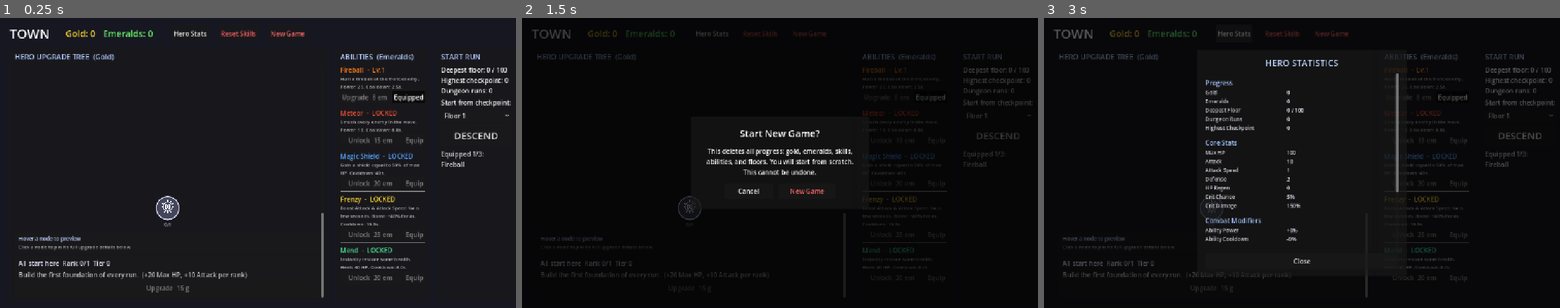
Above: before the commit, frames 1-3 (left to right).
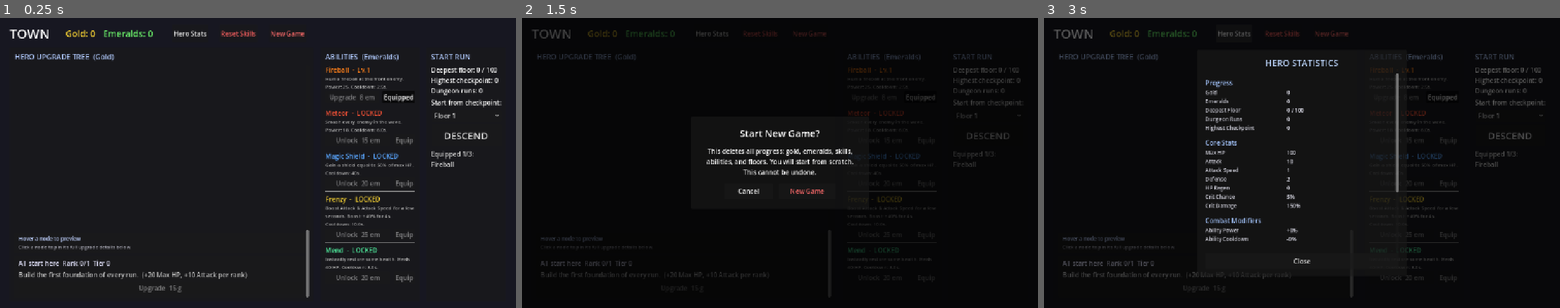
Above: after the commit, the same moments.

Repository: nalgorry/incremental_game
Game: Godot game, scene res://scenes/Main.tscn
The game is run twice, just before and just after one commit, with the same random seed, the same clock (stepped at 60 frames per second) and the same inputs.
Inputs:
- Up to frame 1 (0.25 s): no input
- Up to frame 2 (1.5 s): click "New Game" at 0.5 s; click "New Game" at 1.25 s
- Up to frame 3 (3 s): click "New Game" at 2 s; click "Hero Stats" at 2.75 s

The runs differ from the first frame. In frame 1, 5.2% of the frame differs, in the area x 27-99%, y 12-97%; in frame 2, 1.3%; in frame 3, 1.7%.

Commit message:
Add battle timer and 2x speed, improve skill tree layout
Show run time and a persistent 1x/2x speed toggle in combat, and give the upgrade tree more vertical spacing without pushing Town side panels off-screen.

Co-authored-by: Cursor <cursoragent@cursor.com>

Diff:
--- a/scripts/Dungeon.gd
+++ b/scripts/Dungeon.gd
@@ -41,6 +41,10 @@
 var run_gold: int = 0
 var run_emeralds: int = 0
 
+# Battle timer (real seconds) and speed control.
+var _battle_time_sec: float = 0.0
+var _speed_mult: float = 1.0
+
 # DPS tracking (damage dealt by the hero).
 var _combat_elapsed: float = 0.0
 var _basic_damage_total: float = 0.0
@@ -50,6 +54,7 @@
 var _ui: Control
 var _floor_label: Label
 var _wave_label: Label
+var _timer_label: Label
 var _gold_label: Label
 var _emerald_label: Label
 var _hp_label: Label
@@ -57,6 +62,7 @@
 var _basic_dps_label: Label
 var _ability_dps_box: VBoxContainer
 var _ability_dps_labels: Dictionary = {}  # ability_id -> Label
+var _speed_btn: Button
 var _end_overlay: ColorRect
 var _end_panel: PanelContainer
 var _end_label: Label
@@ -70,6 +76,9 @@
 	hero_shield = 0.0
 	last_stand_used = false
 	basic_attack_count = 0
+	_battle_time_sec = 0.0
+	_speed_mult = 2.0 if GameState.battle_speed >= 2.0 else 1.0
+	Engine.time_scale = _speed_mult
 	_combat_elapsed = 0.0
 	_basic_damage_total = 0.0
 	_ability_damage_by_id = {}
@@ -81,6 +90,11 @@
 	_build_ability_dps_labels()
 	_start_floor()
 	running = true
+	_speed_btn.text = "%dx" % int(_speed_mult)
+
+
+func _exit_tree() -> void:
+	Engine.time_scale = 1.0
 
 
 # --- Environment -----------------------------------------------------------
@@ -236,6 +250,9 @@
 func _process(delta: float) -> void:
 	if not running:
 		return
+
+	# Track real elapsed time so 2x speed does not inflate the clock.
+	_battle_time_sec += delta / maxf(Engine.time_scale, 0.001)
 
 	if _transition > 0.0:
 		_transition -= delta
@@ -520,14 +537,17 @@
 	if not running:
 		return
 	running = false
+	Engine.time_scale = 1.0
+	if _speed_btn != null:
+		_speed_btn.text = "%dx" % int(_speed_mult)
 	GameState.save_game()
 	var msg := ""
 	if victory:
-		msg = "VICTORY!\nYou cleared all %d floors.\n\nThis run: +%d gold, +%d emeralds" % [
-			Database.MAX_FLOORS, run_gold, run_emeralds]
+		msg = "VICTORY!\nYou cleared all %d floors.\n\nThis run: +%d gold, +%d emeralds\nTime: %s" % [
+			Database.MAX_FLOORS, run_gold, run_emeralds, _format_battle_time(_battle_time_sec)]
 	else:
-		msg = "YOU DIED\nFloor %d\n\nThis run: +%d gold, +%d emeralds" % [
-			floor_num, run_gold, run_emeralds]
+		msg = "YOU DIED\nFloor %d\n\nThis run: +%d gold, +%d emeralds\nTime: %s" % [
+			floor_num, run_gold, run_emeralds, _format_battle_time(_battle_time_sec)]
 	_end_label.text = msg
 	_end_overlay.visible = true
 
@@ -550,14 +570,24 @@
 
 	_floor_label = _make_hud_label(top, 24, Color(1, 1, 1))
 	_wave_label = _make_hud_label(top, 20, Color(0.8, 0.8, 0.9))
+	_timer_label = _make_hud_label(top, 20, Color(0.85, 0.85, 0.55))
+	_timer_label.text = "Time: 0:00"
 
 	var right := HBoxContainer.new()
 	right.set_anchors_preset(Control.PRESET_TOP_RIGHT)
-	right.position = Vector2(-360, 14)
-	right.add_theme_constant_override("separation", 20)
+	right.position = Vector2(-450, 14)
+	right.add_theme_constant_override("separation", 16)
 	_ui.add_child(right)
 	_gold_label = _make_hud_label(right, 20, Color(1, 0.85, 0.2))
 	_emerald_label = _make_hud_label(right, 20, Color(0.4, 0.9, 0.4))
+
+	_speed_btn = Button.new()
+	_speed_btn.text = "1x"
+	_speed_btn.tooltip_text = "Toggle battle speed (1x / 2x)."
+	_speed_btn.add_theme_font_size_override("font_size", 16)
+	_speed_btn.custom_minimum_size = Vector2(54, 34)
+	_speed_btn.pressed.connect(_toggle_battle_speed)
+	right.add_child(_speed_btn)
 
 	var retreat_btn := Button.new()
 	retreat_btn.text = "Retreat"
@@ -642,6 +672,7 @@
 	_floor_label.text = "Floor %d / %d" % [floor_num, Database.MAX_FLOORS]
 	var total_waves := waves.size()
 	_wave_label.text = "Wave %d / %d" % [mini(wave_index + 1, total_waves), total_waves]
+	_timer_label.text = "Time: %s" % _format_battle_time(_battle_time_sec)
 	_gold_label.text = "Gold: +%d" % run_gold
 	_emerald_label.text = "Emeralds: +%d" % run_emeralds
 	if hero != null:
@@ -651,6 +682,24 @@
 		_hp_label.text = "HP: %d / %d%s" % [int(ceil(hero.hp)), int(round(hero.max_hp)), shield_text]
 	_update_dps_hud()
 	_update_ability_hud()
+
+
+func _format_battle_time(seconds: float) -> String:
+	var total := maxi(0, int(floor(seconds)))
+	var mins := total / 60
+	var secs := total % 60
+	return "%d:%02d" % [mins, secs]
+
+
+func _toggle_battle_speed() -> void:
+	if _speed_mult >= 2.0:
+		_speed_mult = 1.0
+	else:
+		_speed_mult = 2.0
+	Engine.time_scale = _speed_mult
+	GameState.battle_speed = _speed_mult
+	GameState.save_game()
+	_speed_btn.text = "%dx" % int(_speed_mult)
 
 
 func _update_dps_hud() -> void:
@@ -996,5 +1045,6 @@
 
 func _on_flee_pressed() -> void:
 	running = false
+	Engine.time_scale = 1.0
 	GameState.save_game()
 	return_to_town.emit()
--- a/scripts/GameState.gd
+++ b/scripts/GameState.gd
@@ -44,6 +44,8 @@
 var selected_start_floor: int = 1
 # How many times the player has entered the dungeon.
 var dungeon_runs: int = 0
+# Preferred battle speed multiplier (1.0 or 2.0).
+var battle_speed: float = 1.0
 
 
 var _instance_counter: int = 0
@@ -664,6 +666,7 @@
 		"deepest_floor": deepest_floor,
 		"selected_start_floor": selected_start_floor,
 		"dungeon_runs": dungeon_runs,
+		"battle_speed": battle_speed,
 		"instance_counter": _instance_counter,
 	}
 
@@ -707,6 +710,7 @@
 	deepest_floor = int(data.get("deepest_floor", 0))
 	selected_start_floor = int(data.get("selected_start_floor", 1))
 	dungeon_runs = int(data.get("dungeon_runs", 0))
+	battle_speed = 2.0 if float(data.get("battle_speed", 1.0)) >= 2.0 else 1.0
 	_instance_counter = int(data.get("instance_counter", 0))
 	_ensure_starter_ability()
 	_ensure_upgrade_tree_visibility()
@@ -726,6 +730,7 @@
 	deepest_floor = 0
 	selected_start_floor = 1
 	dungeon_runs = 0
+	battle_speed = 1.0
 	_instance_counter = 0
 	_ensure_starter_ability()
 	_ensure_upgrade_tree_visibility()
--- a/scripts/Town.gd
+++ b/scripts/Town.gd
@@ -235,26 +235,30 @@
 	hint.add_theme_color_override("font_color", Color(0.55, 0.65, 0.9))
 	_stats_list.add_child(hint)
 
+	var test_row := HBoxContainer.new()
+	test_row.add_theme_constant_override("separation", 8)
+	_stats_list.add_child(test_row)
+
 	var reset_btn := Button.new()
 	reset_btn.text = "Reset Tree (Testing)"
 	reset_btn.tooltip_text = "Clears only hero upgrade tree ranks and revealed nodes."
 	reset_btn.pressed.connect(_on_reset_upgrade_tree_pressed)
-	_stats_list.add_child(reset_btn)
+	test_row.add_child(reset_btn)
 
 	var gold_test_btn := Button.new()
 	gold_test_btn.text = "+10,000 Gold (Testing)"
 	gold_test_btn.tooltip_text = "Adds 10,000 gold for testing upgrades."
 	gold_test_btn.pressed.connect(_on_add_test_gold_pressed)
-	_stats_list.add_child(gold_test_btn)
+	test_row.add_child(gold_test_btn)
 
 	var emerald_test_btn := Button.new()
 	emerald_test_btn.text = "+100 Emeralds (Testing)"
 	emerald_test_btn.tooltip_text = "Adds 100 emeralds for testing abilities."
 	emerald_test_btn.pressed.connect(_on_add_test_emeralds_pressed)
-	_stats_list.add_child(emerald_test_btn)
+	test_row.add_child(emerald_test_btn)
 
 	_upgrade_graph = Control.new()
-	_upgrade_graph.custom_minimum_size = Vector2(760, 1300)
+	_upgrade_graph.custom_minimum_size = Vector2(720, 1800)
 	_upgrade_graph.size_flags_horizontal = Control.SIZE_EXPAND_FILL
 	_stats_list.add_child(_upgrade_graph)
 	_build_upgrade_tree_graph(_upgrade_graph)
@@ -271,7 +275,7 @@
 
 
 func _build_upgrade_tree_graph(graph: Control) -> void:
-	var positions := _upgrade_node_positions()
+	var positions := _normalize_upgrade_positions(_upgrade_node_positions(), graph)
 	var ids: Array = GameState.visible_upgrade_nodes.duplicate()
 	ids.sort_custom(func(a, b): return GameState.skill_data(a).get("order", 0) < GameState.skill_data(b).get("order", 0))
 	_build_node_hover_popup(graph)
@@ -316,7 +320,7 @@
 		_add_skill_icon(btn, id, path_locked)
 
 		var rank_label := Label.new()
-		rank_label.text = "LOCK" if path_locked else ("%d/%d" % [GameState.get_upgrade_node_rank(id), int(d.max_ranks)] if visible else "LOCK")
+		rank_label.text = "LOCK" if path_locked else ("%d/%d" % [GameState.get_upgrade_node_rank(id), int(d.max_ranks)])
 		rank_label.horizontal_alignment = HORIZONTAL_ALIGNMENT_CENTER
 		rank_label.add_theme_font_size_override("font_size", 10)
 		rank_label.add_theme_color_override("font_color", Color(0.55, 0.55, 0.65) if path_locked else (Color(0.95, 0.88, 0.45) if complete else Color(0.75, 0.75, 0.85)))
@@ -594,12 +598,12 @@
 	var result := {}
 	var roots := _visible_upgrade_ids_in_tier(0)
 	for id in roots:
-		result[id] = Vector2(380.0, 1245.0)
+		result[id] = Vector2(360.0, 2400.0)
 
 	var starters := _visible_upgrade_ids_in_tier(1)
 	var slots := _upgrade_starter_slots(starters.size())
 	for i in starters.size():
-		result[starters[i]] = Vector2(slots[i], 1165.0)
+		result[starters[i]] = Vector2(slots[i], 2240.0)
 
 	_add_all_group_positions(result)
 
@@ -610,10 +614,44 @@
 				continue
 			var parent := GameState.get_upgrade_reveal_parent(id)
 			if parent != "" and result.has(parent):
-				result[id] = Vector2(result[parent].x, _upgrade_tier_y(tier))
+				result[id] = Vector2(result[parent].x, result[parent].y - 140.0)
 			else:
-				result[id] = Vector2(380.0, _upgrade_tier_y(tier))
+				result[id] = Vector2(360.0, _upgrade_tier_y(tier))
 	return result
+
+
+func _normalize_upgrade_positions(positions: Dictionary, graph: Control) -> Dictionary:
+	if positions.is_empty():
+		graph.custom_minimum_size = Vector2(720, 1800)
+		return positions
+	var min_x := INF
+	var max_x := -INF
+	var min_y := INF
+	var max_y := -INF
+	for pos_raw in positions.values():
+		var pos: Vector2 = pos_raw
+		min_x = minf(min_x, pos.x)
+		max_x = maxf(max_x, pos.x)
+		min_y = minf(min_y, pos.y)
+		max_y = maxf(max_y, pos.y)
+	var pad_x := 50.0
+	var pad_y := 80.0
+	var content_w := maxf(1.0, max_x - min_x)
+	var content_h := maxf(1.0, max_y - min_y)
+	var avail_w := 720.0
+	var scale_x := 1.0
+	if content_w + pad_x * 2.0 > avail_w:
+		scale_x = (avail_w - pad_x * 2.0) / content_w
+	var normalized := {}
+	for id in positions.keys():
+		var p: Vector2 = positions[id]
+		normalized[id] = Vector2(
+			pad_x + (p.x - min_x) * scale_x,
+			pad_y + (p.y - min_y)
+		)
+	var height := maxf(1800.0, content_h + pad_y * 2.0 + 50.0)
+	graph.custom_minimum_size = Vector2(avail_w, height)
+	return normalized
 
 
 func _upgrade_starter_slots(count: int) -> Array[float]:
@@ -621,13 +659,13 @@
 		0:
 			return []
 		1:
-			return [380.0]
+			return [360.0]
 		2:
-			return [250.0, 510.0]
+			return [220.0, 500.0]
 		3:
-			return [170.0, 380.0, 590.0]
+			return [140.0, 360.0, 580.0]
 		_:
-			return [95.0, 285.0, 475.0, 665.0]
+			return [90.0, 270.0, 450.0, 630.0]
 
 
 func _add_all_group_positions(result: Dictionary) -> void:
@@ -649,9 +687,10 @@
 	var path_a: Array = group.get("path_a", [])
 	var path_b: Array = group.get("path_b", [])
 	var common := String(group.get("common", ""))
-	var lane_offset := 54.0
-	var first_step_y := origin.y - 95.0
-	var step_gap := 80.0
+	# Narrow lanes so adjacent category columns do not collide.
+	var lane_offset := 48.0
+	var first_step_y := origin.y - 130.0
+	var step_gap := 120.0
 	for i in path_a.size():
 		var id := String(path_a[i])
 		if GameState.is_upgrade_node_visible(id):
@@ -661,7 +700,9 @@
 		if GameState.is_upgrade_node_visible(id):
 			result[id] = Vector2(origin.x + lane_offset, first_step_y - float(i) * step_gap)
 	if common != "" and GameState.is_upgrade_node_visible(common):
-		result[common] = Vector2(origin.x, origin.y - 290.0)
+		var path_steps := maxi(path_a.size(), path_b.size())
+		var common_y := first_step_y - float(maxi(path_steps - 1, 0)) * step_gap - 140.0
+		result[common] = Vector2(origin.x, common_y)
 
 
 func _visible_upgrade_ids_in_tier(tier: int) -> Array[String]:
@@ -678,14 +719,14 @@
 func _upgrade_tier_y(tier: int) -> float:
 	match tier:
 		0:
-			return 1245.0
+			return 2400.0
 		1:
-			return 1165.0
+			return 2240.0
 		2:
-			return 1065.0
+			return 2080.0
 		3:
-			return 985.0
-	return 1245.0
+			return 1920.0
+	return 2400.0
 
 
 const ICON_FAMILY := {
